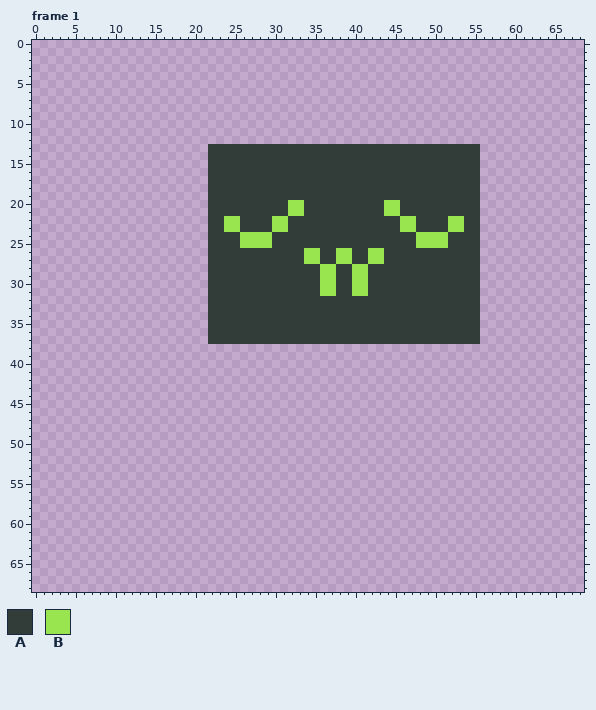
Edited in one commit: pixel-art file (aseprite/UwUloscopio.aseprite). Above is the file before it was changed.
69x69 pixels, 16 frames. Colours within 5 levels of each other are drawn and written as one. Shown: frame 1. The commit also changed other frames, which this record leaves out.
Visible layers, top first: "Uwu_Face", "Pantalla".
Palette (. is transparent): A #323c39  B #99e550
Pixels before, frame 1 (only the part around the change), first column x 0:
 3 .....................................................................
 4 .....................................................................
 5 .....................................................................
 6 .....................................................................
 7 .....................................................................
 8 .....................................................................
 9 .....................................................................
10 .....................................................................
11 .....................................................................
12 .....................................................................
13 ......................AAAAAAAAAAAAAAAAAAAAAAAAAAAAAAAAAA.............
14 ......................AAAAAAAAAAAAAAAAAAAAAAAAAAAAAAAAAA.............
15 ......................AAAAAAAAAAAAAAAAAAAAAAAAAAAAAAAAAA.............
16 ......................AAAAAAAAAAAAAAAAAAAAAAAAAAAAAAAAAA.............
17 ......................AAAAAAAAAAAAAAAAAAAAAAAAAAAAAAAAAA.............
18 ......................AAAAAAAAAAAAAAAAAAAAAAAAAAAAAAAAAA.............
19 ......................AAAAAAAAAAAAAAAAAAAAAAAAAAAAAAAAAA.............
20 ......................AAAAAAAAAABBAAAAAAAAAABBAAAAAAAAAA.............
21 ......................AAAAAAAAAABBAAAAAAAAAABBAAAAAAAAAA.............
22 ......................AABBAAAABBAAAAAAAAAAAAAABBAAAABBAA.............
23 ......................AABBAAAABBAAAAAAAAAAAAAABBAAAABBAA.............
24 ......................AAAABBBBAAAAAAAAAAAAAAAAAABBBBAAAA.............
25 ......................AAAABBBBAAAAAAAAAAAAAAAAAABBBBAAAA.............
26 ......................AAAAAAAAAAAABBAABBAABBAAAAAAAAAAAA.............
27 ......................AAAAAAAAAAAABBAABBAABBAAAAAAAAAAAA.............
28 ......................AAAAAAAAAAAAAABBAABBAAAAAAAAAAAAAA.............
29 ......................AAAAAAAAAAAAAABBAABBAAAAAAAAAAAAAA.............
30 ......................AAAAAAAAAAAAAABBAABBAAAAAAAAAAAAAA.............
31 ......................AAAAAAAAAAAAAABBAABBAAAAAAAAAAAAAA.............
32 ......................AAAAAAAAAAAAAAAAAAAAAAAAAAAAAAAAAA.............
33 ......................AAAAAAAAAAAAAAAAAAAAAAAAAAAAAAAAAA.............
34 ......................AAAAAAAAAAAAAAAAAAAAAAAAAAAAAAAAAA.............
35 ......................AAAAAAAAAAAAAAAAAAAAAAAAAAAAAAAAAA.............
36 ......................AAAAAAAAAAAAAAAAAAAAAAAAAAAAAAAAAA.............
37 ......................AAAAAAAAAAAAAAAAAAAAAAAAAAAAAAAAAA.............
38 .....................................................................
39 .....................................................................
40 .....................................................................
41 .....................................................................
42 .....................................................................
43 .....................................................................
44 .....................................................................
45 .....................................................................
46 .....................................................................
47 .....................................................................
48 .....................................................................
49 .....................................................................
50 .....................................................................
51 .....................................................................
52 .....................................................................
53 .....................................................................
54 .....................................................................
55 .....................................................................
56 .....................................................................
57 .....................................................................
58 .....................................................................
59 .....................................................................
60 .....................................................................
61 .....................................................................
62 .....................................................................
63 .....................................................................
64 .....................................................................
65 .....................................................................
66 .....................................................................
67 .....................................................................
68 .....................................................................
New version:
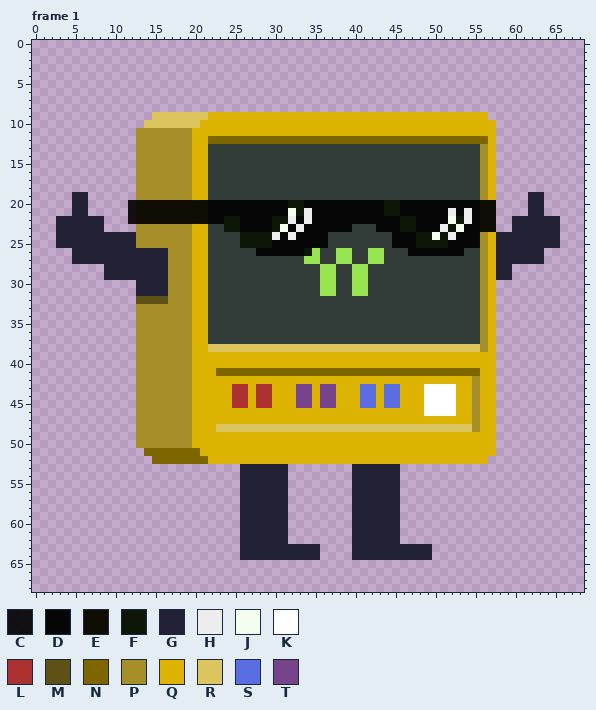
Colours new in this view: C #000000e7  D #050605  E #100d04  F #0e1608  G #222034  H #ecedec  J #f5fdef  K #ffffff  L #ac3232  M #5e5117  N #7d6600  P #a68f29  Q #dcb300  R #dcc55f  S #5b6ee1  T #76428a
What changed:
layer "Body/Cuerpo" now shown
layer "Body/Shadow" now shown
layer "Extremidades/Extremidades" now shown
layer "Extremidades/Shadow" now shown
layer "Botonera" now shown
layer "Lentes" now shown
Frame 1:
y 9: x 15..56 .......................................... -> RRRRRRRQQQQQQQQQQQQQQQQQQQQQQQQQQQQQQQQQQQ
y 10: x 14..57 ............................................ -> RRRRRRRQQQQQQQQQQQQQQQQQQQQQQQQQQQQQQQQQQQQQ
y 11: x 13..57 ............................................. -> PPPPPPPQQQQQQQQQQQQQQQQQQQQQQQQQQQQQQQQQQQQQQ
y 12: x 13..57 ............................................. -> PPPPPPPQQNNNNNNNNNNNNNNNNNNNNNNNNNNNNNNNNNNNQ
y 13..18: x 13..21 ......... -> PPPPPPPQQ; x 56..57 .. -> PQ
y 19: x 5..6 .. -> GG; x 13..21 ......... -> PPPPPPPQQ; x 56..57 .. -> PQ; x 62..63 .. -> GG
y 20: x 5..6 .. -> GG; x 12..57 ..........AAAAAAAAAABBAAAAAAAAAABBAAAAAAAAAA.. -> CEEEEEEEEEDDDDDDDDDDFFDDDDDDDDDDFFDDDDDDDDDDEE; x 62..63 .. -> GG
y 21: x 5..6 .. -> GG; x 12..57 ..........AAAAAAAAAABBAAAAAAAAAABBAAAAAAAAAA.. -> CEEEEEEEEEDDDDDDDDDDJFHDDDDDDDDDFFDDDDDDHDHDEE; x 62..63 .. -> GG
y 22: x 3..8 ...... -> GGGGGG; x 12..57 ..........AABBAAAABBAAAAAAAAAAAAAABBAAAABBAA.. -> CEEEEEEEEEDDFFDDDDFFHDHDDDDDDDDDDDFFDDDDJFHDEE; x 60..65 ...... -> GGGGGG
y 23: x 3..8 ...... -> GGGGGG; x 13..21 ......... -> PPPPPPPQQ; x 24..39 BBAAAABBAAAAAAAA -> FFDDDDFJDHDDDDDD; x 43..57 AAABBAAAABBAA.. -> DDDFFDDDHFJDDEE; x 60..65 ...... -> GGGGGG
y 24: x 3..21 ................... -> GGGGGGGGGGPPPPPPPQQ; x 26..36 BBBBAAAAAAA -> FFFFHDHDDDD; x 45..65 AAABBBBAAAA.......... -> DDDFFJFHDDDPQGGGGGGGG
y 25: x 3..21 ................... -> GGGGGGGGGGPPPPPPPQQ; x 26..36 BBBBAAAAAAA -> FFFFDDDDDDD; x 45..65 AAABBBBAAAA.......... -> DDDFFFFDDDDPQGGGGGGGG
y 26: x 5..21 ................. -> GGGGGGGGGGGGPPPQQ; x 28..34 AAAAAAB -> DDDDDDF; x 47..53 AAAAAAA -> DDDDDDD; x 56..63 ........ -> PQGGGGGG
y 27: x 5..21 ................. -> GGGGGGGGGGGGPPPQQ; x 56..63 ........ -> PQGGGGGG
y 28..29: x 9..21 ............. -> GGGGGGGGPPPQQ; x 56..59 .... -> PQGG
y 30..31: x 13..21 ......... -> GGGGPPPQQ; x 56..57 .. -> PQ
y 32: x 13..21 ......... -> MMMMPPPQQ; x 56..57 .. -> PQ
y 33..37: x 13..21 ......... -> PPPPPPPQQ; x 56..57 .. -> PQ
y 38: x 13..57 ............................................. -> PPPPPPPQQRRRRRRRRRRRRRRRRRRRRRRRRRRRRRRRRRRPQ
y 39..40: x 13..57 ............................................. -> PPPPPPPQQQQQQQQQQQQQQQQQQQQQQQQQQQQQQQQQQQQQQ
y 41: x 13..57 ............................................. -> PPPPPPPQQQNNNNNNNNNNNNNNNNNNNNNNNNNNNNNNNNNQQ
y 42: x 13..57 ............................................. -> PPPPPPPQQQQQQQQQQQQQQQQQQQQQQQQQQQQQQQQQQQPQQ
y 43..45: x 13..57 ............................................. -> PPPPPPPQQQQQLLQLLQQQTTQTTQQQSSQSSQQQKKKKQQPQQ
y 46: x 13..57 ............................................. -> PPPPPPPQQQQQQQQQQQQQQQQQQQQQQQQQQQQQKKKKQQPQQ
y 47: x 13..57 ............................................. -> PPPPPPPQQQQQQQQQQQQQQQQQQQQQQQQQQQQQQQQQQQPQQ
y 48: x 13..57 ............................................. -> PPPPPPPQQQRRRRRRRRRRRRRRRRRRRRRRRRRRRRRRRRPQQ
y 49..50: x 13..57 ............................................. -> PPPPPPPQQQQQQQQQQQQQQQQQQQQQQQQQQQQQQQQQQQQQQ
y 51: x 14..57 ............................................ -> NNNNNNNQQQQQQQQQQQQQQQQQQQQQQQQQQQQQQQQQQQQQ
y 52: x 15..56 .......................................... -> NNNNNNNQQQQQQQQQQQQQQQQQQQQQQQQQQQQQQQQQQQ
y 53..62: x 26..31 ...... -> GGGGGG; x 40..45 ...... -> GGGGGG
y 63..64: x 26..35 .......... -> GGGGGGGGGG; x 40..49 .......... -> GGGGGGGGGG
